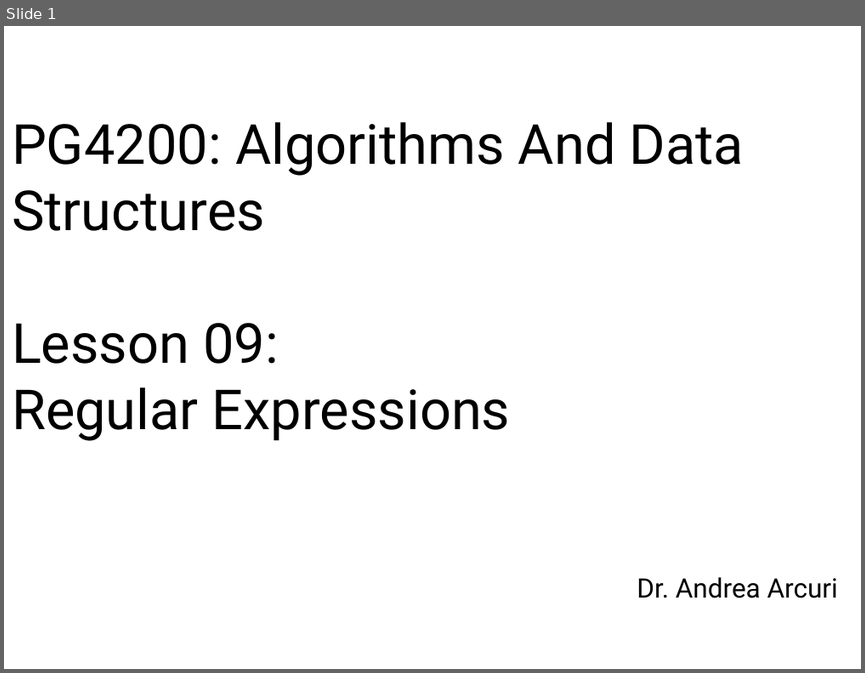
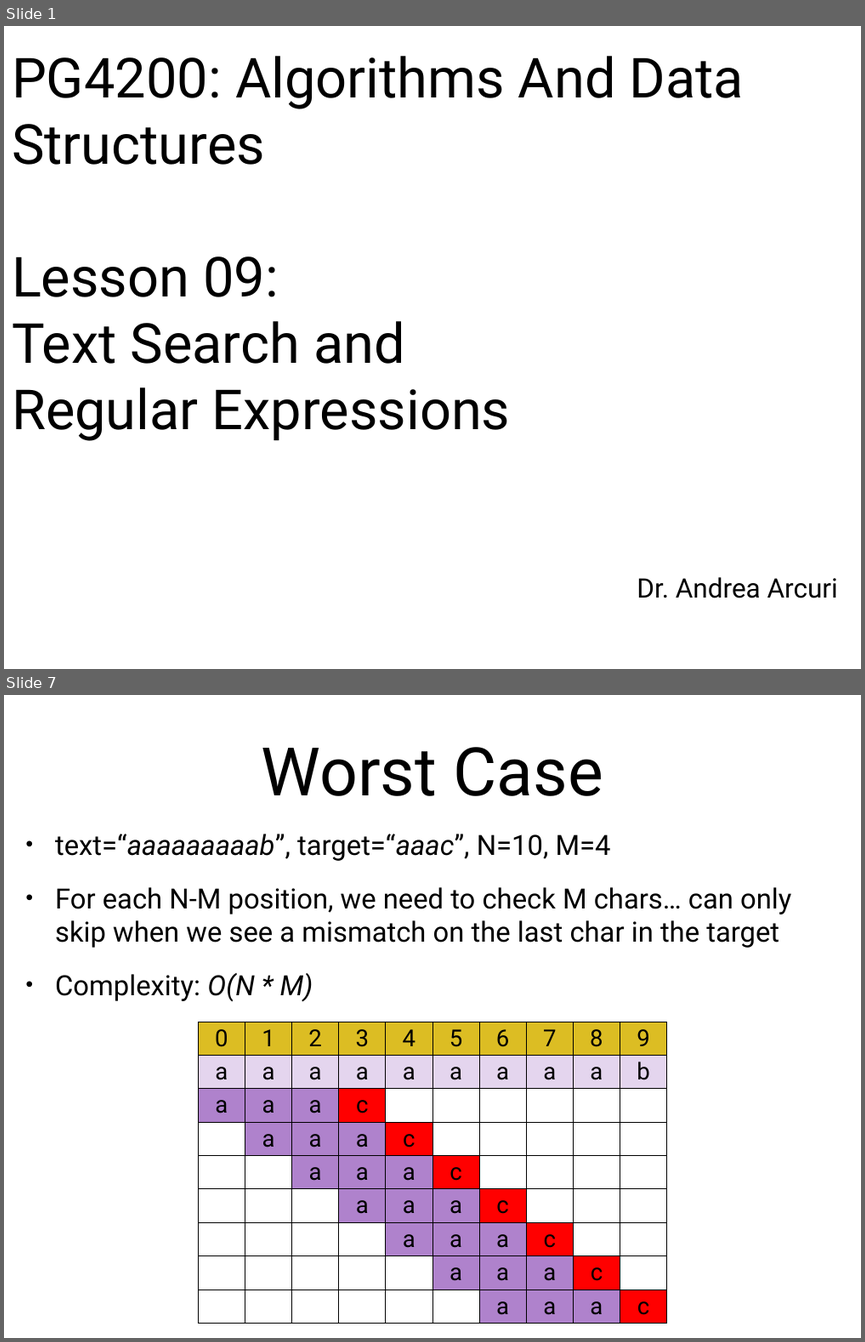
Before and after one commit to arcuri82/algorithms, a slide deck: docs/slides/09/09_regex.pptx. Shown one above the other, each under a label of ours: slide 1 before the commit, slides 1 and 7 after it; the slides between them are not shown. The pictures are 865x673 and 865x1342 pixels, drawn with LibreOffice and Linux fonts; fonts in the diff are those of the drawing. Boxes give left, top, right and bottom in pixels: in the first picture for what was removed or moved away, otherwise in the second. Text is boxed around its words. In the diff, an @@ line names an element or a change of style, - is before the commit and + after.

```diff
--- a/docs/slides/09/09_regex.pptx
+++ b/docs/slides/09/09_regex.pptx
@@ slide 7 added at [4,695,861,1338], background #FFFFFF @@
@@ title added at [262,747,603,796], 80 pt, text #000000 @@
+Worst Case
@@ text added at [55,834,791,1002], 33.3 pt, text #000000 @@
+• text=“aaaaaaaaab”, target=“aaac”, N=10, M=4
+• For each N-M position, we need to check M chars… can only skip when we see a mismatch on the last char in the target
+• Complexity: O(N * M)
@@ table added at [198,1021,668,1329], 9 rows, 10 columns @@
+0 | 1 | 2 | 3 | 4 | 5 | 6 | 7 | 8 | 9
+a | a | a | a | a | a | a | a | a | b
+a | a | a | c |  |  |  |  |  | 
+ | a | a | a | c |  |  |  |  | 
+ |  | a | a | a | c |  |  |  | 
+ |  |  | a | a | a | c |  |  | 
+ |  |  |  | a | a | a | c |  | 
+ |  |  |  |  | a | a | a | c | 
+ |  |  |  |  |  | a | a | a | c
@@ slide 1 changed as well @@
@@ title at [12,56,744,441]: text changed @@
-PG4200: Algorithms And Data Structures
-Lesson 09:
-Regular Expressions
+PG4200: Algorithms And Data Structures
+Lesson 09:
+Text Search and
+Regular Expressions
```
Also in this commit, not shown: 14 other slides added, 7 other files.
